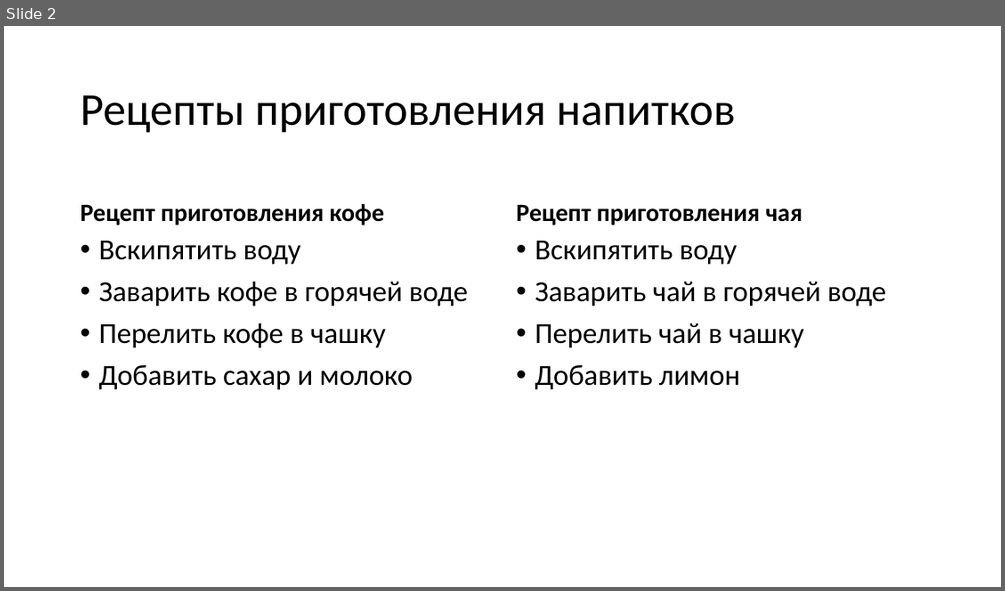
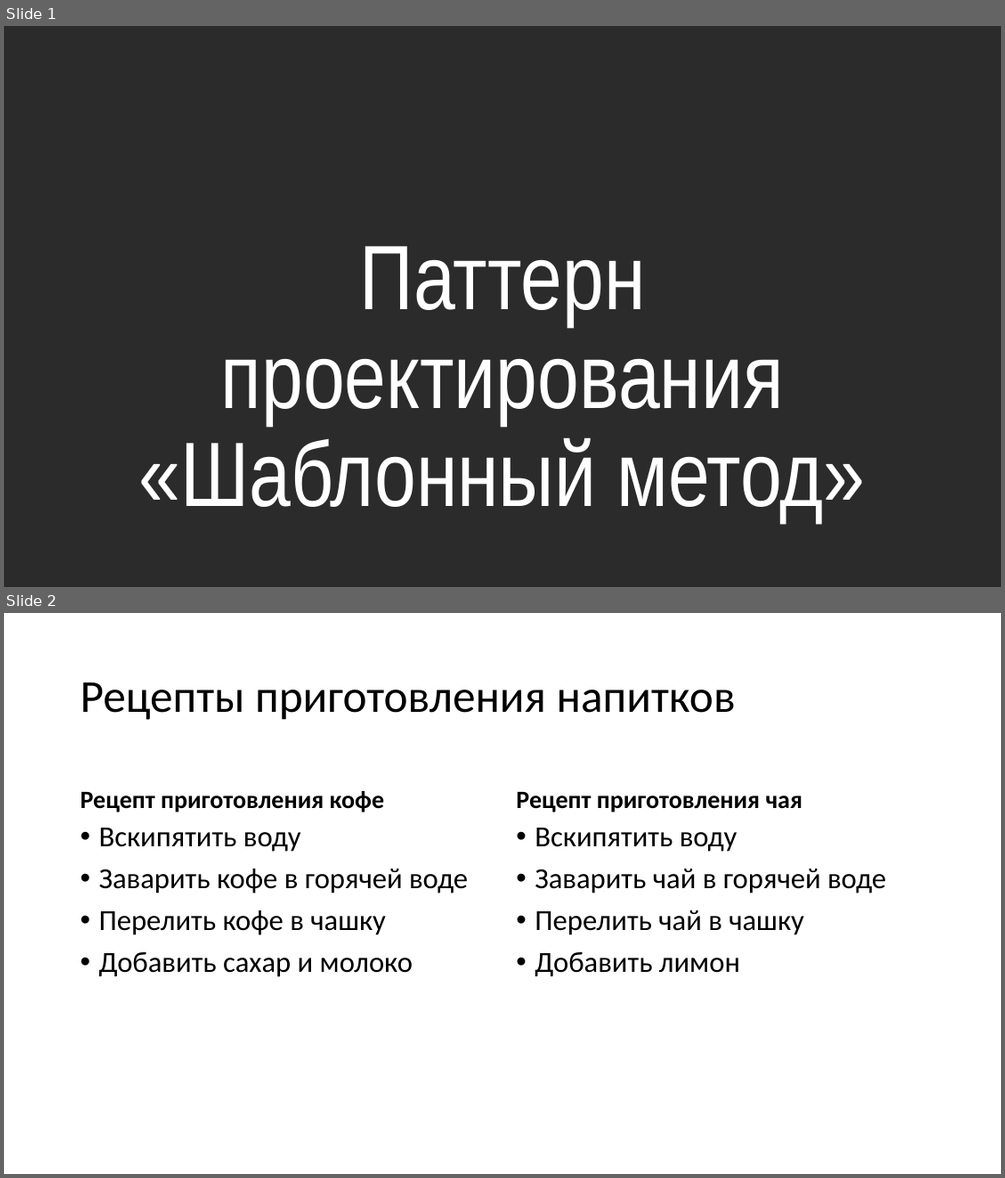
Before and after one commit to alexey-malov/ood, a slide deck: lectures/08.template-method/template-method.pptx. Shown one above the other, each under a label of ours: slide 2 before the commit, slides 1 and 2 after it. The pictures are 1005x591 and 1005x1178 pixels, drawn with LibreOffice and Linux fonts; fonts in the diff are those of the drawing; background and template pictures are left out; a plain dark background stands for a picture behind light text. Boxes give left, top, right and bottom in pixels: in the first picture for what was removed or moved away, otherwise in the second. Text is boxed around its words. In the diff, an @@ line names an element or a change of style, - is before the commit and + after.

Commit message:
Обновил презентацию по паттерну Шаблонный метод

```diff
--- a/lectures/08.template-method/template-method.pptx
+++ b/lectures/08.template-method/template-method.pptx
@@ slide 1 added at box(4, 26, 1001, 587), background picture (left out) @@
@@ title added at box(139, 246, 866, 523), 88 pt, text #FFFFFF @@
+Паттерн проектирования «Шаблонный метод»
```
Also in this commit, not shown: 1 slide changed, 1 slide removed.
